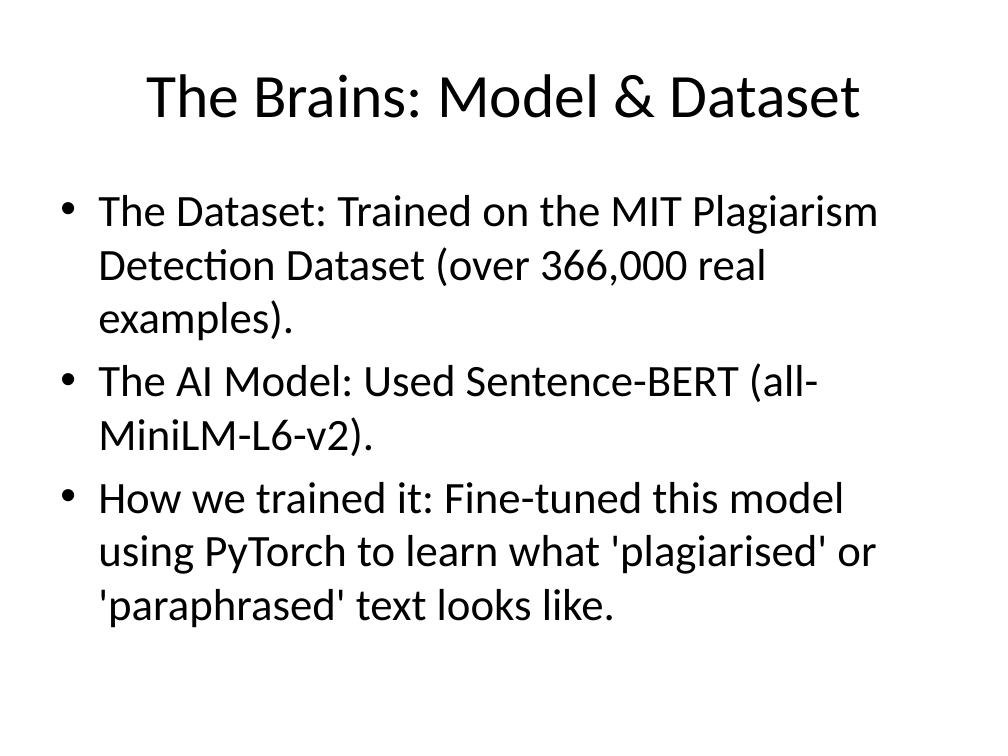
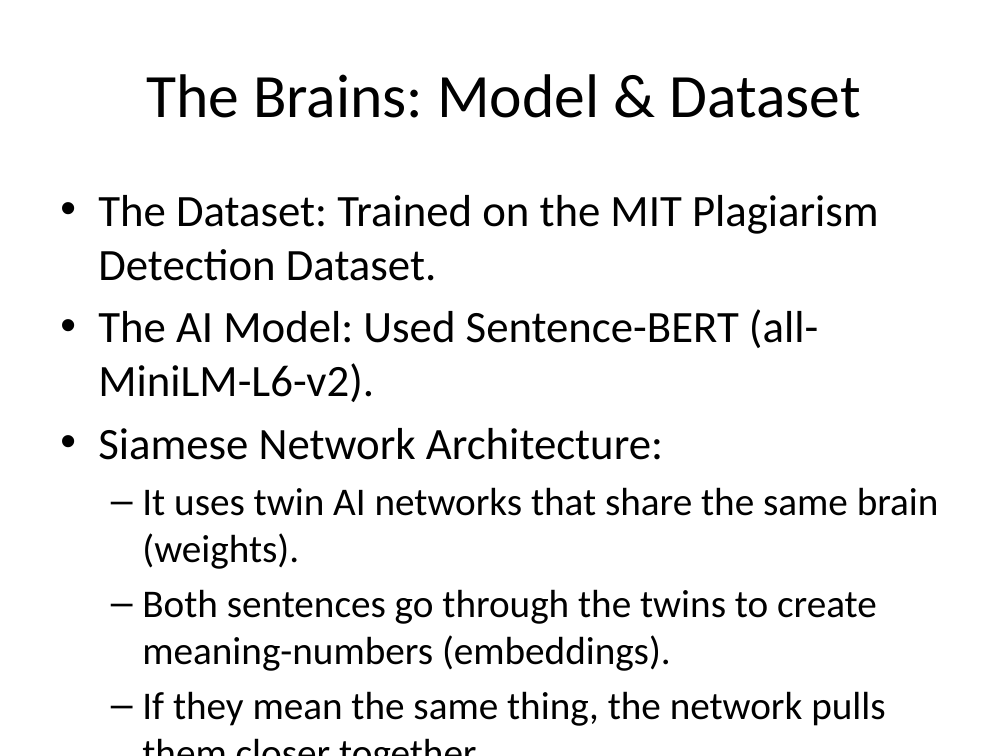
Before and after one commit to Neon17/plagiraism-detector-gces, a slide deck: slide 3 of Plagiarism_Detector_Presentation.pptx (slide 5 before the commit). Drawn at 1008x756 pixels with LibreOffice and Linux fonts; fonts in the diff are those of the drawing. Boxes give left, top, right and bottom in pixels: in the first picture for what was removed or moved away, otherwise in the second. Text is boxed around its words. In the diff, an @@ line names an element or a change of style, - is before the commit and + after.

```diff
--- a/Plagiarism_Detector_Presentation.pptx
+++ b/Plagiarism_Detector_Presentation.pptx
@@ text at [98,195,879,281]: text changed @@
-• The Dataset: Trained on the MIT Plagiarism Detection Dataset (over 366,000 real examples).
+• The Dataset: Trained on the MIT Plagiarism Detection Dataset.
@@ text at [98,428,939,726]: text changed; size 32 to 28 pt @@
-• How we trained it: Fine-tuned this model using PyTorch to learn what 'plagiarised' or 'paraphrased' text looks like.
+• Siamese Network Architecture:
+  – It uses twin AI networks that share the same brain (weights).
+  – Both sentences go through the twins to create meaning-numbers (embeddings).
+  – If they mean the same thing, the network pulls them closer together.
```
Also in this commit, not shown: 3 other slides changed, 4 slides removed, 20 other files.
